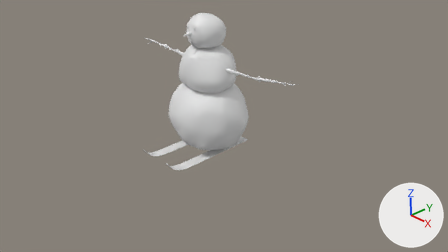
Renders of the Blender file SnowySki/Assets/Visuals/Models/Snowy.blend from each side of a commit.
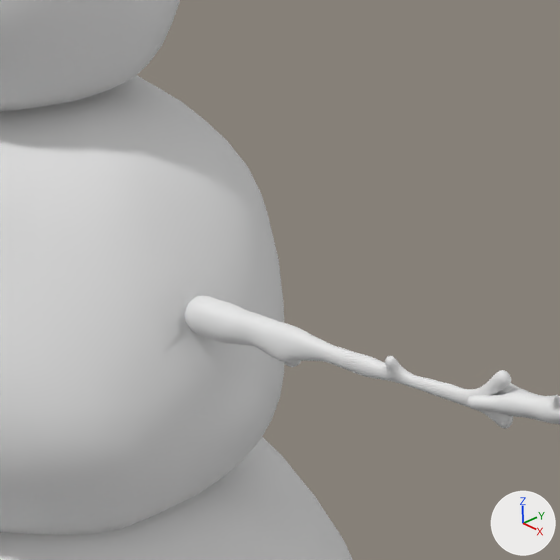
The first picture shows the older version from the file's camera 'Camera'. The close-ups show both versions on the part from 46% to 59% of the width and 15% to 38% of the height of that picture; other places that the commit changed are outside them. The lights are fixed; the arrows at lower right show +X, +Y and +Z.

In view in the first close-up: 'Bottom', 'LowerArm_left', 'Middle', 'Top', 'UpperArm_left'.
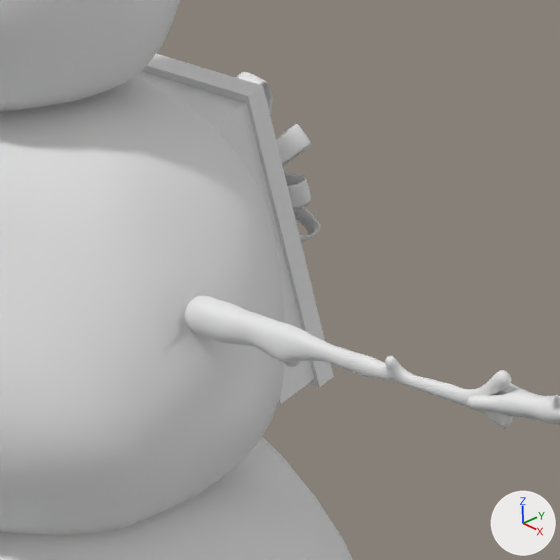
Patch to the scene script:
```diff
--- a/SnowySki/Assets/Visuals/Models/Snowy.blend.py
+++ b/SnowySki/Assets/Visuals/Models/Snowy.blend.py
@@ me_cube @@
+me_cube.from_pydata(...)  # 56 vertices, 54 faces; spans x -0.237..0.237, y -0.446..0.446, z 0.0..0.185
@@ me_mesh @@
+me_mesh.from_pydata(...)  # 788 vertices, 784 faces; spans x -0.289..0.253, y -0.049..0.039, z -0.009..0.186
+me_mesh.polygons.foreach_set('use_smooth', [True] * 784)
@@ ob_present @@
+ob_present = bpy.data.objects.new('Present', me_cube)
+ob_present.location = (0.012, 0.541, 1.782)
+ob_present.rotation_euler = (-1.275, 0.0, 0.0)  # degrees (-73, 0, 0)
+ob_present.scale = (0.895, 0.895, 0.895)
@@ ob_bow1 @@
+ob_bow1 = bpy.data.objects.new('Bow1', me_mesh)
+ob_bow1.location = (0.008, 0.68, 1.897)
+ob_bow1.rotation_euler = (-1.276, 0.0241, -0.079)  # degrees (-73, 1.4, -4.5)
+ob_bow1.scale = (0.772, 0.774, 0.516)
@@ ob_bow2 @@
+ob_bow2 = bpy.data.objects.new('Bow2', me_mesh.copy())
+ob_bow2.location = (0.012, 0.676, 1.899)
+ob_bow2.rotation_euler = (-1.186, 0.922, 0.262)  # degrees (-68, 53, 15)
+ob_bow2.scale = (0.788, 0.788, 0.788)
@@ ob_bow3 @@
+ob_bow3 = bpy.data.objects.new('Bow3', me_mesh.copy())
+ob_bow3.location = (0.012, 0.676, 1.899)
+ob_bow3.rotation_euler = (-1.876, 2.52, -0.112)  # degrees (-107, 144, -6.4)
+ob_bow3.scale = (0.731, 0.731, 0.731)
@@ ob_bow4 @@
+ob_bow4 = bpy.data.objects.new('Bow4', me_mesh.copy())
+ob_bow4.location = (0.012, 0.676, 1.899)
+ob_bow4.rotation_euler = (0.622, 1.306, 2.223)  # degrees (36, 75, 127)
+ob_bow4.scale = (0.894, 0.895, 0.692)
```

Changed parts and their boxes [x1, y1, x2, y2] in the close-ups (560 x 560 px):
'Present', added
    after: [137, 54, 334, 404]
'Bow3', added
    after: [276, 124, 311, 167]
'Bow1', added
    after: [284, 172, 311, 209]
'Bow2', added
    after: [293, 207, 320, 243]
'Bow4', added
    after: [236, 72, 273, 115]
